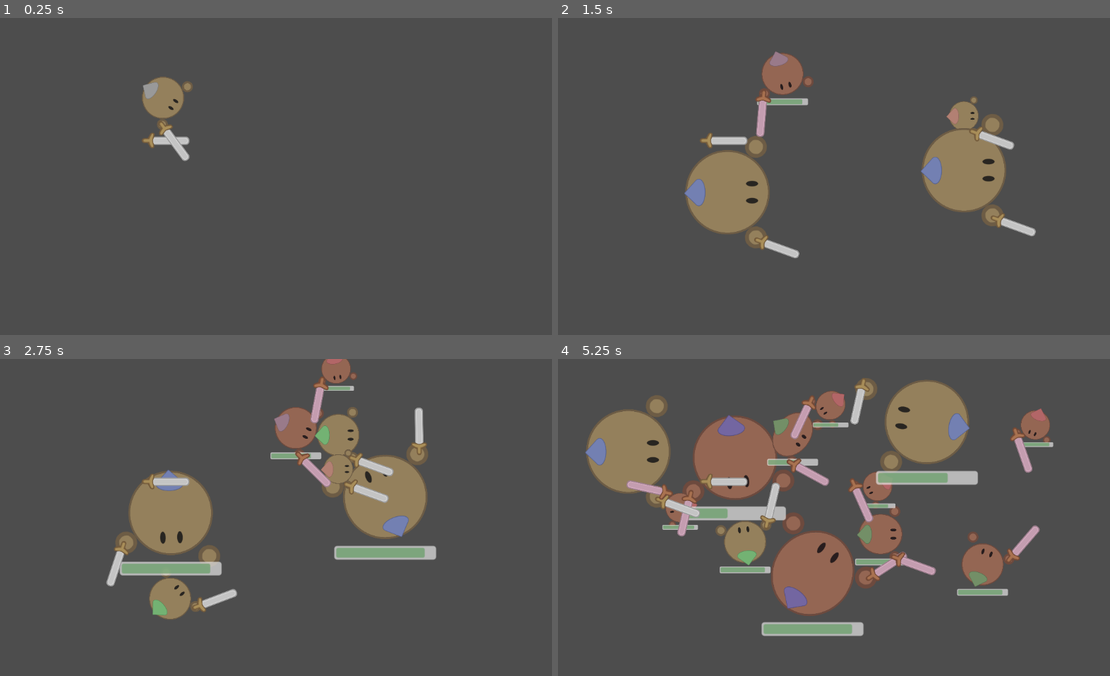
Above: before the commit, frames 1-4 (two rows, left to right).
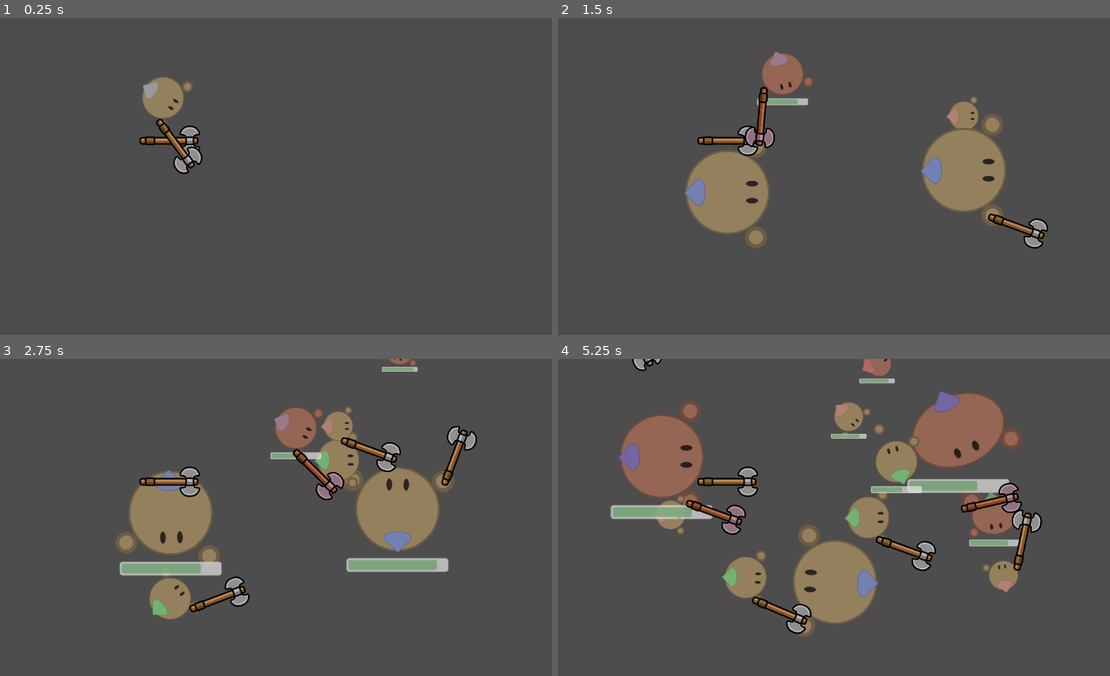
Above: after the commit, the same moments.

Repository: westonkelliher/GodotDemos
Game: Godot game, scene res://stage.tscn
The game is run twice, just before and just after one commit, with the same random seed, the same clock (stepped at 60 frames per second) and the same inputs.
Inputs (mouse positions are in pixels of both pictures, inside the frame that each line leads up to):
- Up to frame 1 (0.25 s): no input
- Up to frame 2 (1.5 s): tap Enter at 0.5 s; move the mouse to (966, 160) at 0.52 s; hold D (move_right) 0.53-1.28 s; tap 1 (spawn_1) at 0.6 s; tap Space (ui_select) at 0.77 s; tap 2 (spawn_2) at 0.8, 1.35 s; move the mouse to (729, 192) at 1.27 s; hold S (move_down) from 1.28 s (still down)
- Up to frame 3 (2.75 s): tap Space (ui_select) at 1.52 s; tap 3 (spawn_3) at 1.55, 2.1 s; move the mouse to (336, 447) at 2.02 s; release S (move_down) at 2.03 s; hold D (move_right) from 2.03 s (still down); tap 1 (spawn_1) at 2.3 s
- Up to frame 4 (5.25 s): move the mouse to (811, 580) at 2.77 s; release D (move_right) at 2.78 s; hold W (move_up) 2.78-3.53 s; tap Shift (run) at 2.85 s; tap Space (ui_select) at 3.02, 3.77, 4.52 s; tap 2 (spawn_2) at 3.05, 4.35 s; move the mouse to (1010, 565) at 3.52 s; hold A (move_left) 3.53-5.03 s; tap 1 (spawn_1) at 3.6, 4.55 s; tap 3 (spawn_3) at 3.8, 5.1 s; move the mouse to (668, 469) at 4.27 s; move the mouse to (867, 517) at 5.02 s; hold S (move_down) from 5.03 s (still down)

The runs differ from the first frame. In frame 1, 0.9% of the frame differs, in the area x 25-37%, y 31-50%; in frame 2, 1.8%; in frame 3, 8.3%; in frame 4, 33%, in the area x 4-90%, y 0-88%.

Commit message:
forgot to commit a while back

Diff:
--- a/CombatUnits/HitBox.gd
+++ b/CombatUnits/HitBox.gd
@@ -2,7 +2,7 @@
 extends Area2D
 
 
-@export var damage := 1
+@export var damage := 0
 @export var impact := 40000.0
 @export var wielder: Guy = null
 #var impulse
--- a/CombatUnits/attack.gd
+++ b/CombatUnits/attack.gd
@@ -4,7 +4,7 @@
 
 var hitbox: HitBox = null
 var hurtbox: HurtBox = null
-var wielder_damage := 0
+var wielder_damage := 1
 var effects := {}
 
 
--- a/CombatUnits/guy.gd
+++ b/CombatUnits/guy.gd
@@ -73,11 +73,13 @@
 
 
 func _ready() -> void:
-	$Body/Hand.held_item = preload("res://sword.tscn").instantiate()
-	$Body/Hand.held_item.set_wielder(self)
 	team = team
 	linear_damp = RESTING_DAMP
 	health = MAX_HEALTH
+
+func give_sword() -> void:
+	$Body/Hand.held_item = preload("res://sword.tscn").instantiate()
+	$Body/Hand.held_item.set_wielder(self)
 
 func _process(delta: float) -> void:
 	$Clothing.global_position = $Body/HatSpot.global_position
--- a/CombatUnits/stage.gd
+++ b/CombatUnits/stage.gd
@@ -2,9 +2,12 @@
 
 var targetables := []
 
+var do_give_weapon := false
+
 func _ready() -> void:
 	#$Sword.set_team(Guy.Team.RED)
 	targetables.append($Guy)
+	$Guy.give_sword()
 	pass
 
 func _physics_process(delta: float) -> void:
@@ -26,6 +29,9 @@
 	guy.wants_target.connect(give_target)
 	guy.death.connect(handle_death)
 	add_child(guy)
+	if do_give_weapon:
+		guy.give_sword()
+	do_give_weapon = !do_give_weapon
 	targetables.append(guy)
 
 func give_target(guy: Guy) -> void:
--- a/CombatUnits/sword.tscn
+++ b/CombatUnits/sword.tscn
@@ -1,8 +1,8 @@
 [gd_scene load_steps=9 format=3 uid="uid://datptccuqeb7s"]
 
-[ext_resource type="Texture2D" uid="uid://conihd2kfco7m" path="res://sword.png" id="1_gr48y"]
 [ext_resource type="Script" path="res://sword.gd" id="1_tj3s6"]
 [ext_resource type="Script" path="res://HitBox.gd" id="2_36lnr"]
+[ext_resource type="Texture2D" uid="uid://uo0ip2b50jlt" path="res://axe_tt.png" id="2_nlbt0"]
 
 [sub_resource type="CapsuleShape2D" id="CapsuleShape2D_ha3c4"]
 radius = 37.6644
@@ -81,16 +81,16 @@
 
 [node name="Sprite" type="Sprite2D" parent="Pivot"]
 z_index = 1
-position = Vector2(36, 0)
-rotation = 1.5708
-scale = Vector2(0.4, 0.4)
-texture = ExtResource("1_gr48y")
+position = Vector2(42, 0)
+scale = Vector2(0.25, 0.25)
+texture = ExtResource("2_nlbt0")
 
 [node name="HitBox" type="Area2D" parent="Pivot"]
 position = Vector2(36, 0)
 rotation = 1.5708
 scale = Vector2(0.4, 0.4)
 script = ExtResource("2_36lnr")
+damage = 1
 impact = 35000.0
 
 [node name="CollisionShape2D" type="CollisionShape2D" parent="Pivot/HitBox"]
Binary file added: CombatUnits/axe.png
Not shown, added: CombatUnits/axe.png.import
Binary file added: CombatUnits/axe_t.png
Not shown, added: CombatUnits/axe_t.png.import
Binary file added: CombatUnits/axe_tt.png
Not shown, added: CombatUnits/axe_tt.png.import
